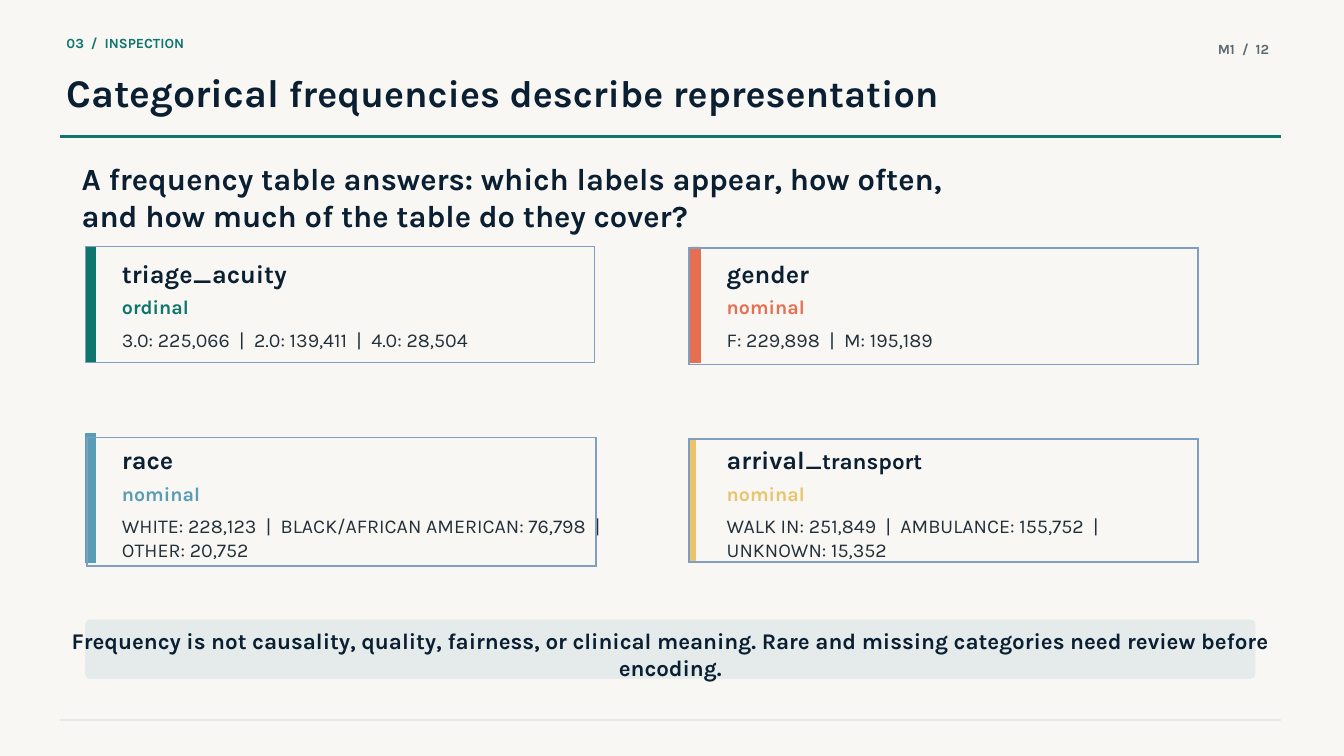
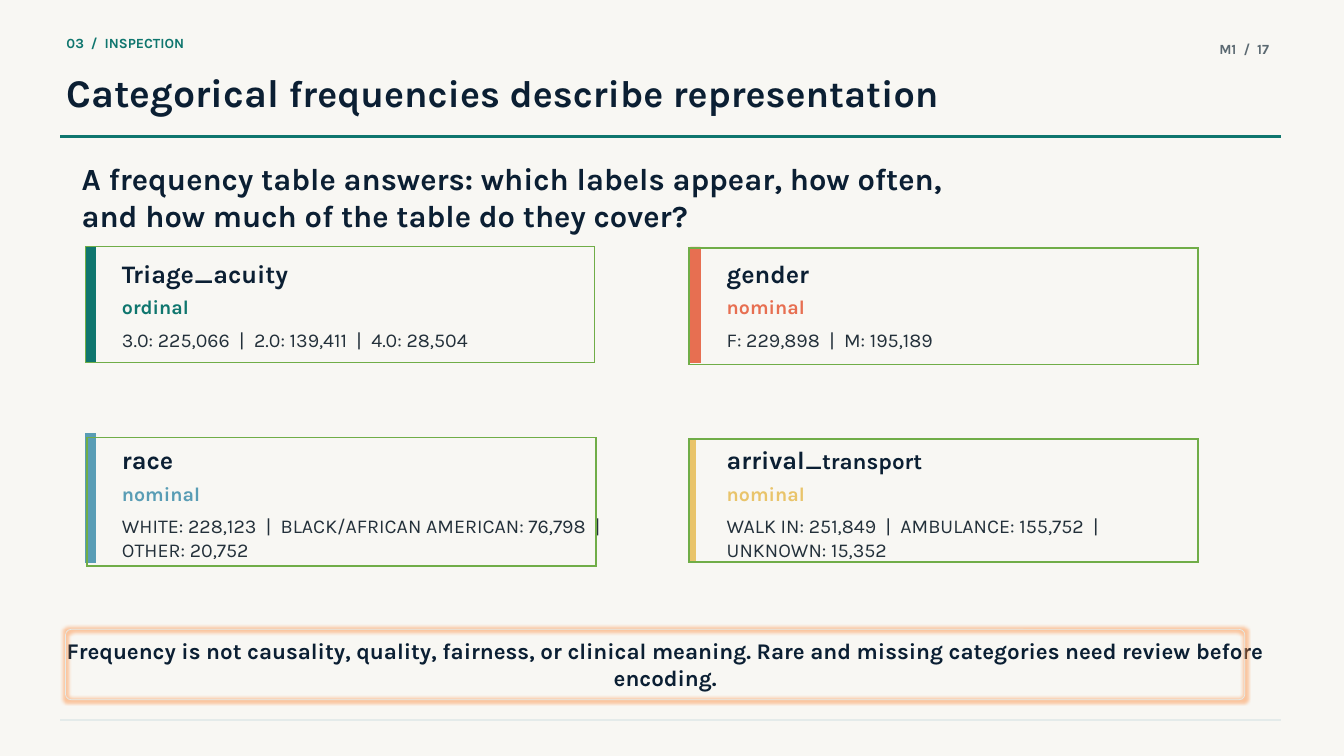
Before and after one commit to waziz786/MedML-toolbox, a slide deck: slide 18 of presentations/pptx/01_M1_EHR_MIMIC_IV_ED_Notebook_Overview.pptx (slide 12 before the commit). Drawn at 1344x756 pixels with LibreOffice and Linux fonts; fonts in the diff are those of the drawing. Boxes give left, top, right and bottom in pixels: in the first picture for what was removed or moved away, otherwise in the second. Text is boxed around its words. In the diff, an @@ line names an element or a change of style, - is before the commit and + after.

```diff
--- a/presentations/pptx/01_M1_EHR_MIMIC_IV_ED_Notebook_Overview.pptx
+++ b/presentations/pptx/01_M1_EHR_MIMIC_IV_ED_Notebook_Overview.pptx
@@ text at box(1219, 45, 1269, 54): text changed @@
-M1 / 12
+M1 / 17
@@ text at box(122, 265, 288, 289): text changed @@
-triage_acuity
+Triage_acuity
@@ outline #809EC2 1 pt to #70AD47 1 pt in 4 elements at box(86, 247, 595, 363), box(88, 438, 597, 566), box(689, 248, 1198, 364), box(689, 440, 1198, 563) @@
@@ rounded rectangle: place and size @@
-rounded rectangle at box(86, 620, 1255, 679)
+rounded rectangle at box(66, 629, 1245, 700)
@@ rounded rectangle at box(66, 629, 1245, 700): fill #E4EBEA to none @@
@@ text "Frequency is not causality, quality, ..." rewrapped from box(72, 633, 1268, 682) to box(67, 638, 1263, 692) @@
```
Also in this commit, not shown: 17 other slides changed, 9 slides added, 23 other files.
